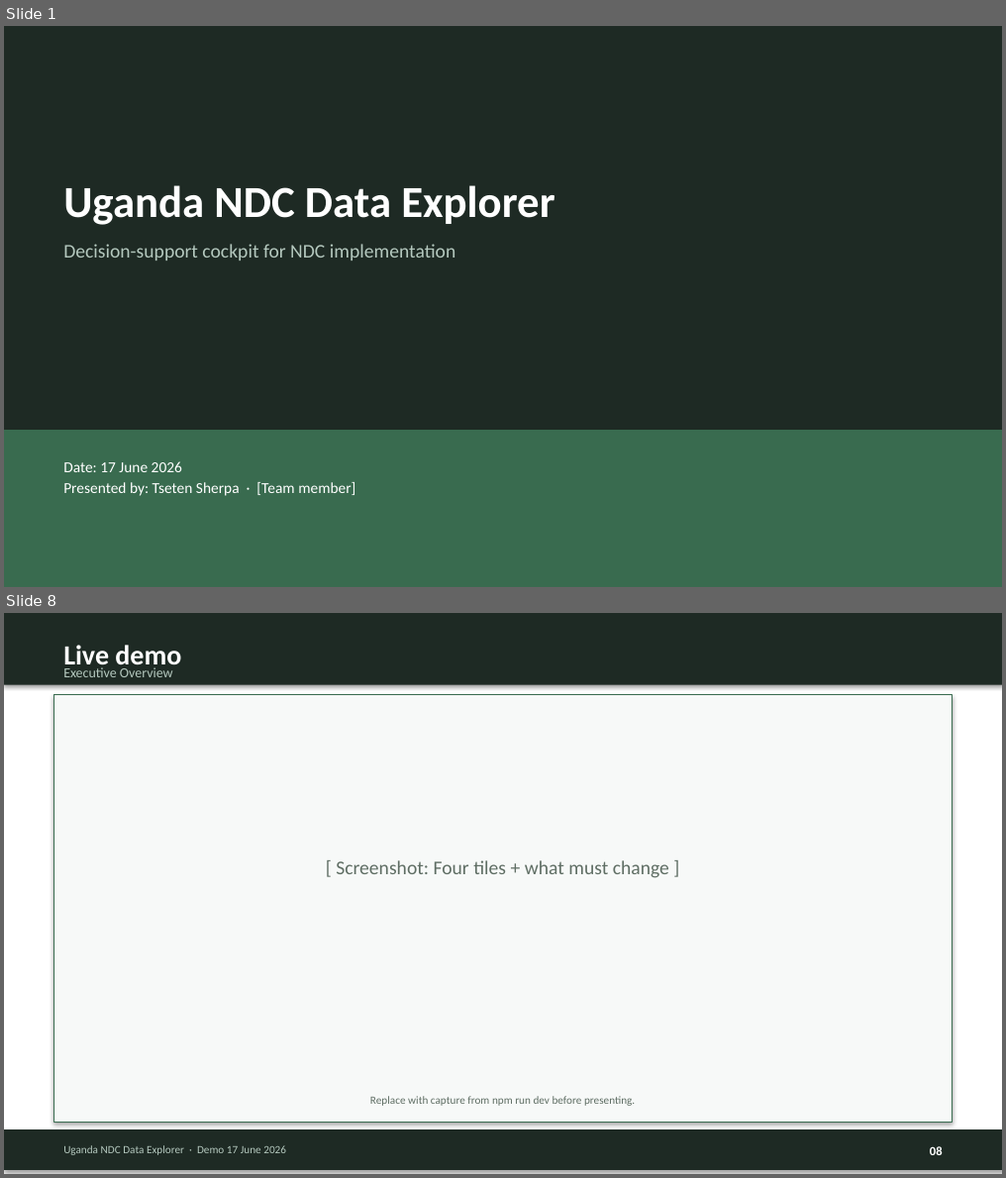
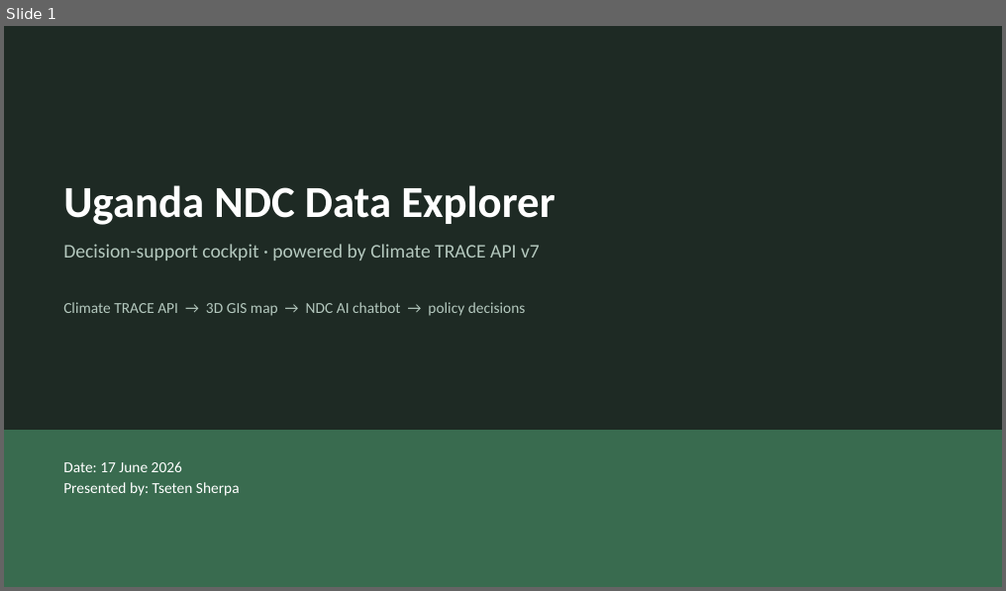
Before and after one commit to tseten14/NDC-Dashboard, a slide deck: docs/Uganda-NDC-Data-Explorer-Demo-June-17-2026.pptx. Shown one above the other, each under a label of ours: slides 1 and 8 before the commit, slide 1 after it; the slides between them are not shown. The pictures are 1006x1178 and 1006x591 pixels, drawn with LibreOffice and Linux fonts; fonts in the diff are those of the drawing. Boxes give left, top, right and bottom in pixels: in the first picture for what was removed or moved away, otherwise in the second. Text is boxed around its words. In the diff, an @@ line names an element or a change of style, - is before the commit and + after.

```diff
--- a/docs/Uganda-NDC-Data-Explorer-Demo-June-17-2026.pptx
+++ b/docs/Uganda-NDC-Data-Explorer-Demo-June-17-2026.pptx
@@ slide 8 removed at (x1=4, y1=613, x2=1002, y2=1174), background #FFFFFF @@
@@ rectangle removed at (x1=4, y1=613, x2=1002, y2=685) @@
@@ text removed at (x1=63, y1=645, x2=181, y2=670) @@
-Live demo
@@ text removed at (x1=63, y1=667, x2=173, y2=677) @@
-Executive Overview
@@ rectangle removed at (x1=54, y1=695, x2=952, y2=1122) @@
@@ text removed at (x1=336, y1=861, x2=669, y2=878) @@
-[ Screenshot: Four tiles + what must change ]
@@ text removed at (x1=370, y1=1096, x2=635, y2=1106) @@
-Replace with capture from npm run dev before presenting.
@@ rectangle removed at (x1=4, y1=1130, x2=1002, y2=1170) @@
@@ text removed at (x1=63, y1=1146, x2=286, y2=1156) @@
-Uganda NDC Data Explorer · Demo 17 June 2026
@@ text removed at (x1=930, y1=1147, x2=943, y2=1156) @@
-08
@@ slide 1 changed as well @@
@@ text at (x1=63, y1=244, x2=540, y2=261): text changed @@
-Decision-support cockpit for NDC implementation
+Decision-support cockpit · powered by Climate TRACE API v7
@@ text added at (x1=63, y1=302, x2=526, y2=316), 11 pt, text #B4C8BE @@
+Climate TRACE API → 3D GIS map → NDC AI chatbot → policy decisions
@@ text at (x1=63, y1=462, x2=240, y2=496): text changed @@
-Date: 17 June 2026
-Presented by: Tseten Sherpa · [Team member]
+Date: 17 June 2026
+Presented by: Tseten Sherpa
```
Also in this commit, not shown: 2 other slides changed, 8 slides added, 10 other slides removed, 49 other files.
